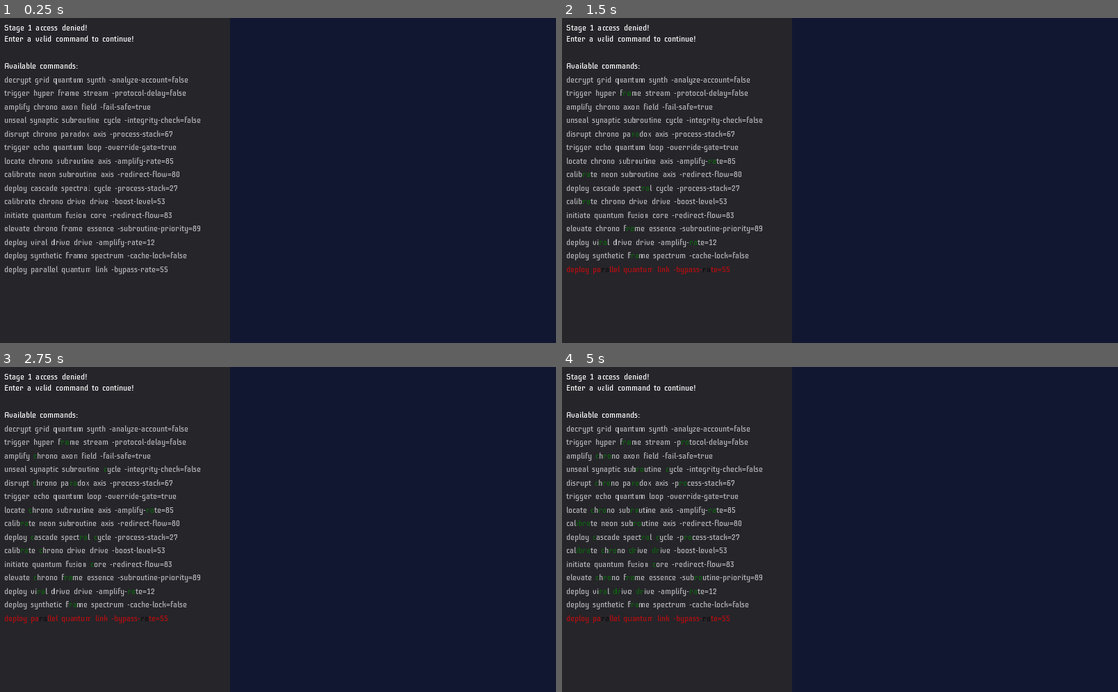
Above: before the commit, frames 1-4 (two rows, left to right).
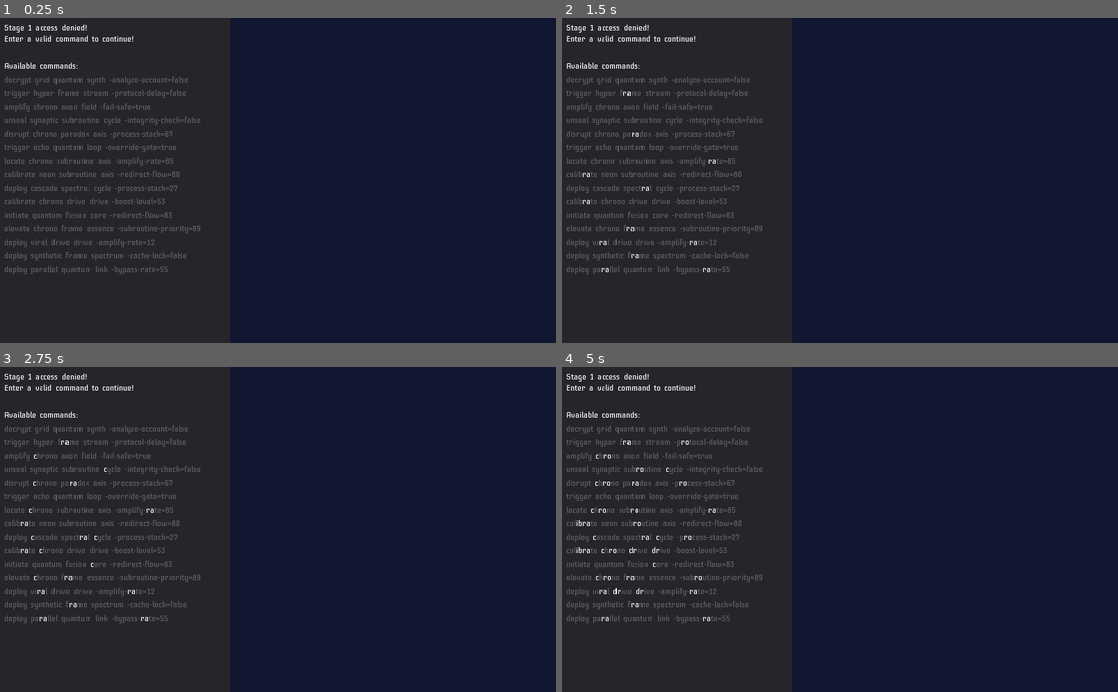
Above: after the commit, the same moments.

Repository: kosinaz/loop-breakerz
Game: Godot game, scene res://breaker-panel.tscn
Two runs of this game, one before a commit and one after it. Both use one fixed random seed, a clock stepped at 60 frames per second and the inputs below. This scene is started directly instead of the project's main scene.
Inputs (mouse positions are in pixels of both pictures, inside the frame that each line leads up to):
- Up to frame 1 (0.25 s): no input
- Up to frame 2 (1.5 s): tap Enter (ui_accept) at 0.5, 0.77, 1.25 s; move the mouse to (962, 164) at 0.52 s; tap 0 at 0.6, 1.35 s; move the mouse to (728, 196) at 1.27 s
- Up to frame 3 (2.75 s): tap Enter (ui_accept) at 1.52, 2 s; move the mouse to (333, 458) at 2.02 s; tap 0 at 2.1 s
- Up to frame 4 (5 s): tap Enter (ui_accept) at 2.75, 3.02, 3.5, 3.77, 4.25, 4.52 s; move the mouse to (812, 594) at 2.77 s; tap 0 at 2.85, 3.6, 4.35 s; move the mouse to (1006, 578) at 3.52 s; move the mouse to (673, 480) at 4.27 s

The runs differ from the first frame. In frame 1, 2.7% of the frame differs, in the area x 0-36%, y 17-79%; in frame 2, 2.7%; in frame 3, 2.7%; in frame 4, 2.8%.
Error before the commit: Invalid set index 'modulate' (on base: 'Nil') with value of type 'Color'. (res://breaker-panel.gd:72)
Error after the commit: Invalid get index 'text' (on base: 'Nil'). (res://breaker-panel.gd:70)

Commit message:
refine highlighting

Diff:
--- a/Loop Breakerz/breaker-panel.gd
+++ b/Loop Breakerz/breaker-panel.gd
@@ -58,7 +58,6 @@
 		lines.get_child(i).text = line
 		lines.get_child(i).modulate = Color(1, 1, 1, 1)
 	expected_command = lines.get_child(randi() % lines.get_child_count()).text
-	print(expected_command)
 
 func _input(event):
 	if event is InputEventKey and event.pressed:
@@ -68,16 +67,10 @@
 				if stage < 3:
 					stage += 1
 				generate()
-			else:
+			elif command.text.length() == entered_line.text.length():
 				entered_line.modulate = Color(1, 0, 0, 1)
 			command.text = ""
 			return
-		if c == "space":
-			c = " "
-		if c == "minus":
-			c = "-"
-		if c == "shift+7":
-			c = "="
 		if c.length() == 1:
 			handle_input(c)
 
@@ -85,6 +78,12 @@
 	for line in lines.get_children():
 		if line.text.begins_with(command.text + c):
 			command.text += c
+			if line.text.begins_with(command.text + " "):
+				command.text += " "
+			if line.text.begins_with(command.text + "-"):
+				command.text += "-"
+			if line.text.begins_with(command.text + "="):
+				command.text += "="
 			break
 	for line in lines.get_children():
 		if line.text.begins_with(command.text):
@@ -104,9 +103,9 @@
 			line.append_bbcode("[color=yellow]" + text.substr(0, command.text.length()) + "[/color]")
 			for i in range(command.text.length(), text.length()):
 				if i != (text.length() - 1) and revealed.has(text[i] + text[i + 1]):
-					line.append_bbcode("[color=green]" + text[i] + "[/color]")
+					line.append_bbcode("[color=white]" + text[i] + "[/color]")
 				elif revealed.has(text[i - 1] + text[i]):
-					line.append_bbcode("[color=green]" + text[i] + "[/color]")
+					line.append_bbcode("[color=white]" + text[i] + "[/color]")
 				else:
 					line.append_bbcode(text[i])
 
@@ -115,9 +114,9 @@
 			line.clear()
 			for i in range(text.length()):
 				if i != (text.length() - 1) and revealed.has(text[i] + text[i + 1]):
-					line.append_bbcode("[color=green]" + text[i] + "[/color]")
+					line.append_bbcode("[color=white]" + text[i] + "[/color]")
 				elif revealed.has(text[i - 1] + text[i]):
-					line.append_bbcode("[color=green]" + text[i] + "[/color]")
+					line.append_bbcode("[color=white]" + text[i] + "[/color]")
 				else:
 					line.append_bbcode(text[i])
 
--- a/Loop Breakerz/breaker-panel.tscn
+++ b/Loop Breakerz/breaker-panel.tscn
@@ -55,7 +55,6 @@
 
 [node name="Lines" type="VBoxContainer" parent="Panel/VBoxContainer"]
 unique_name_in_owner = true
-modulate = Color( 1, 1, 1, 0.670588 )
 margin_top = 96.0
 margin_right = 408.0
 margin_bottom = 467.0
@@ -63,6 +62,7 @@
 [node name="Line1" type="RichTextLabel" parent="Panel/VBoxContainer/Lines"]
 margin_right = 408.0
 margin_bottom = 21.0
+custom_colors/default_color = Color( 0.388235, 0.388235, 0.388235, 1 )
 custom_fonts/normal_font = SubResource( 1 )
 bbcode_enabled = true
 fit_content_height = true
@@ -71,6 +71,7 @@
 margin_top = 25.0
 margin_right = 408.0
 margin_bottom = 46.0
+custom_colors/default_color = Color( 0.388235, 0.388235, 0.388235, 1 )
 custom_fonts/normal_font = SubResource( 1 )
 bbcode_enabled = true
 fit_content_height = true
@@ -79,6 +80,7 @@
 margin_top = 50.0
 margin_right = 408.0
 margin_bottom = 71.0
+custom_colors/default_color = Color( 0.388235, 0.388235, 0.388235, 1 )
 custom_fonts/normal_font = SubResource( 1 )
 bbcode_enabled = true
 fit_content_height = true
@@ -87,6 +89,7 @@
 margin_top = 75.0
 margin_right = 408.0
 margin_bottom = 96.0
+custom_colors/default_color = Color( 0.388235, 0.388235, 0.388235, 1 )
 custom_fonts/normal_font = SubResource( 1 )
 bbcode_enabled = true
 fit_content_height = true
@@ -95,6 +98,7 @@
 margin_top = 100.0
 margin_right = 408.0
 margin_bottom = 121.0
+custom_colors/default_color = Color( 0.388235, 0.388235, 0.388235, 1 )
 custom_fonts/normal_font = SubResource( 1 )
 bbcode_enabled = true
 fit_content_height = true
@@ -103,6 +107,7 @@
 margin_top = 125.0
 margin_right = 408.0
 margin_bottom = 146.0
+custom_colors/default_color = Color( 0.388235, 0.388235, 0.388235, 1 )
 custom_fonts/normal_font = SubResource( 1 )
 bbcode_enabled = true
 fit_content_height = true
@@ -111,6 +116,7 @@
 margin_top = 150.0
 margin_right = 408.0
 margin_bottom = 171.0
+custom_colors/default_color = Color( 0.388235, 0.388235, 0.388235, 1 )
 custom_fonts/normal_font = SubResource( 1 )
 bbcode_enabled = true
 fit_content_height = true
@@ -119,6 +125,7 @@
 margin_top = 175.0
 margin_right = 408.0
 margin_bottom = 196.0
+custom_colors/default_color = Color( 0.388235, 0.388235, 0.388235, 1 )
 custom_fonts/normal_font = SubResource( 1 )
 bbcode_enabled = true
 fit_content_height = true
@@ -127,6 +134,7 @@
 margin_top = 200.0
 margin_right = 408.0
 margin_bottom = 221.0
+custom_colors/default_color = Color( 0.388235, 0.388235, 0.388235, 1 )
 custom_fonts/normal_font = SubResource( 1 )
 bbcode_enabled = true
 fit_content_height = true
@@ -135,6 +143,7 @@
 margin_top = 225.0
 margin_right = 408.0
 margin_bottom = 246.0
+custom_colors/default_color = Color( 0.388235, 0.388235, 0.388235, 1 )
 custom_fonts/normal_font = SubResource( 1 )
 bbcode_enabled = true
 fit_content_height = true
@@ -143,6 +152,7 @@
 margin_top = 250.0
 margin_right = 408.0
 margin_bottom = 271.0
+custom_colors/default_color = Color( 0.388235, 0.388235, 0.388235, 1 )
 custom_fonts/normal_font = SubResource( 1 )
 bbcode_enabled = true
 fit_content_height = true
@@ -151,6 +161,7 @@
 margin_top = 275.0
 margin_right = 408.0
 margin_bottom = 296.0
+custom_colors/default_color = Color( 0.388235, 0.388235, 0.388235, 1 )
 custom_fonts/normal_font = SubResource( 1 )
 bbcode_enabled = true
 fit_content_height = true
@@ -159,6 +170,7 @@
 margin_top = 300.0
 margin_right = 408.0
 margin_bottom = 321.0
+custom_colors/default_color = Color( 0.388235, 0.388235, 0.388235, 1 )
 custom_fonts/normal_font = SubResource( 1 )
 bbcode_enabled = true
 fit_content_height = true
@@ -167,6 +179,7 @@
 margin_top = 325.0
 margin_right = 408.0
 margin_bottom = 346.0
+custom_colors/default_color = Color( 0.388235, 0.388235, 0.388235, 1 )
 custom_fonts/normal_font = SubResource( 1 )
 bbcode_enabled = true
 fit_content_height = true
@@ -175,6 +188,7 @@
 margin_top = 350.0
 margin_right = 408.0
 margin_bottom = 371.0
+custom_colors/default_color = Color( 0.388235, 0.388235, 0.388235, 1 )
 custom_fonts/normal_font = SubResource( 1 )
 bbcode_enabled = true
 fit_content_height = true
